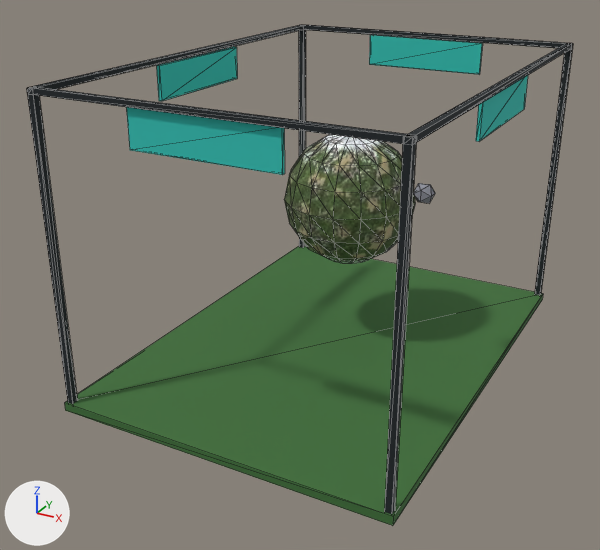
A saved change to the glTF model project0/voidwright/lot/out/lod2.glb.
One viewpoint serves both versions: a 50 mm lens placed at (33.0, -67.0, 40.8), pointed at (-1.9, -3.6, 9.1). Lighting does not change. The marker at lower left points along +X, +Y and +Z. The older version comes first. Mesh edges are drawn as thin lines. Vertices at exactly the same position are counted once.

The first picture shows 'far'.
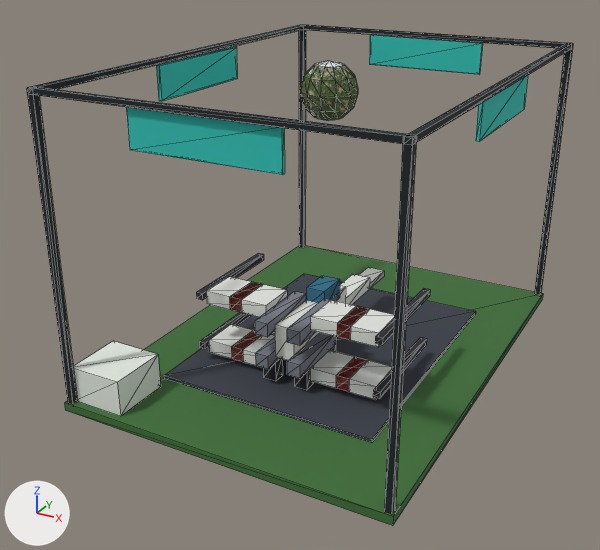
Where the change shows, as pixel boxes [x1, y1, x2, y2] in the pictures (600 x 550 px):
part 1 of me_far, added: after [164, 274, 476, 442]
part 2 of me_far, added: after [275, 286, 346, 360]
part 3 of me_far, added: after [263, 358, 283, 382]
part 4 of me_far, added: after [206, 277, 287, 317]
part 5 of me_far, added: after [229, 282, 262, 313]
part 6 of me_far, added: after [196, 253, 264, 300]
part 7 of me_far, added: after [231, 330, 261, 362]
part 8 of me_far, added: after [294, 369, 313, 390]
part 9 of me_far, added: after [310, 300, 394, 347]
part 10 of me_far, added: after [337, 306, 368, 340]
part 11 of me_far, added: after [375, 288, 430, 345]
part 12 of me_far, added: after [336, 357, 366, 392]
part 13 of me_far, added: after [373, 337, 427, 399]
part 14 of me_far, added (green): after [300, 60, 358, 120]
part 15 of me_far, added: after [73, 341, 161, 416]
part 16 of me_far, added: after [209, 324, 281, 369]
part 17 of me_far, added: after [287, 333, 392, 400]
part 18 of me_far, added: after [340, 267, 384, 305]
part 19 of me_far, cut back: before [284, 134, 435, 263]; after [199, 276, 340, 349]

Patch to the scene script:
```diff
--- a/project0/voidwright/lot/out/lod2.glb.py
+++ b/project0/voidwright/lot/out/lod2.glb.py
@@ me_far @@
 # used by ob_far; location = (0.0, 0.0, 0.0)
-me_far.from_pydata(...)  # 222 vertices, 400 faces; spans x -15.8..15.8, y -21.8..21.8, z 0.0..28.5
+me_far.from_pydata(...)  # 356 vertices, 588 faces; spans x -15.8..15.8, y -21.8..21.8, z 0.0..28.5
+# me_far part 1: a new loose piece, a box spanning x -10.6..10.6, y -14.1..13.1, z 0.75..1.05, in mat_map (picture img_atlas256)
+# me_far part 2: a new loose piece, a box spanning x -1.0..1.0, y -10.0..0.4, z 3.7..6.9, in mat_map (picture img_atlas256)
+# me_far part 3: a new loose piece, a box spanning x -2.3..-1.0, y -10.0..-8.7, z 1.0..3.0, in mat_map (picture img_atlas256)
+# me_far part 4: a new loose piece, a box spanning x -8.8..-2.3, y -9.3..-5.4, z 6.9..8.2, in mat_map (picture img_atlas256)
+# me_far part 5: a new loose piece, a box spanning x -6.2..-4.9, y -9.3..-5.4, z 6.9..8.2, in mat_map (picture img_atlas256)
+# me_far part 6: a new loose piece, a box spanning x -9.43..-8.77, y -9.95..1.1, z 7.55..8.2, in mat_map (picture img_atlas256)
+# me_far part 7: a new loose piece, a box spanning x -6.2..-4.9, y -9.3..-5.4, z 1.7..3.0, in mat_map (picture img_atlas256)
+# me_far part 8: a new loose piece, a box spanning x 1.0..2.3, y -10.0..-8.7, z 1.0..3.0, in mat_map (picture img_atlas256)
+# me_far part 9: a new loose piece, a box spanning x 2.3..8.8, y -9.3..-5.4, z 6.9..8.2, in mat_map (picture img_atlas256)
+# me_far part 10: a new loose piece, a box spanning x 4.9..6.2, y -9.3..-5.4, z 6.9..8.2, in mat_map (picture img_atlas256)
+# me_far part 11: a new loose piece, a box spanning x 8.77..9.43, y -9.95..1.1, z 7.55..8.2, in mat_map (picture img_atlas256)
+# me_far part 12: a new loose piece, a box spanning x 4.9..6.2, y -9.3..-5.4, z 1.7..3.0, in mat_map (picture img_atlas256)
+# me_far part 13: a new loose piece, a box spanning x 8.77..9.43, y -9.95..1.1, z 2.35..3.0, in mat_map (picture img_atlas256)
+# me_far part 14: a new loose piece, a UV sphere (12 segments, 6 rings, poles along z) spanning x -11.8..-5.4, y 12.0..18.4, z 19.3..25.9, in mat_map (picture img_atlas256)
+# me_far part 15: a new loose piece, a box spanning x -15.2..-10.0, y -21.0..-15.4, z 0.7..4.2, in mat_map (picture img_atlas256)
+# me_far part 16: a new loose piece of 21 vertices spanning x -8.8..-1.0, y -11.3..-4.1, z 1.0..4.3, in mat_map (picture img_atlas256)
+# me_far part 17: a new loose piece of 21 vertices spanning x 1.0..8.8, y -11.3..-4.1, z 1.0..4.3, in mat_map (picture img_atlas256)
+# me_far part 18: a new loose piece of 14 vertices spanning x -1.0..1.0, y 0.4..10.2, z 4.3..5.6, in mat_map (picture img_atlas256)
+# me_far part 19
+# 123 vertices are removed from x -6.3..9.9, y -3.3..9.3, z 8.8..21.6
+# 244 faces are deleted
+# 3 vertices move from x -2.4..8.1, y -1.5..3.5, z 9.3..18.2 to x -9.4..2.3, y -11.3..1.1, z 2.3..7.6
+# 20 vertices are added at x -9.4..1.0, y -11.3..1.1, z 2.3..8.2
+# 7 new vertices lie (1.3, 0.0, 0.0) away from vertices in x -2.3..1.0, y -11.3..-4.1, z 6.2..7.6
+# 48 new faces join them
 me_far.materials.append(mat_map)
```
